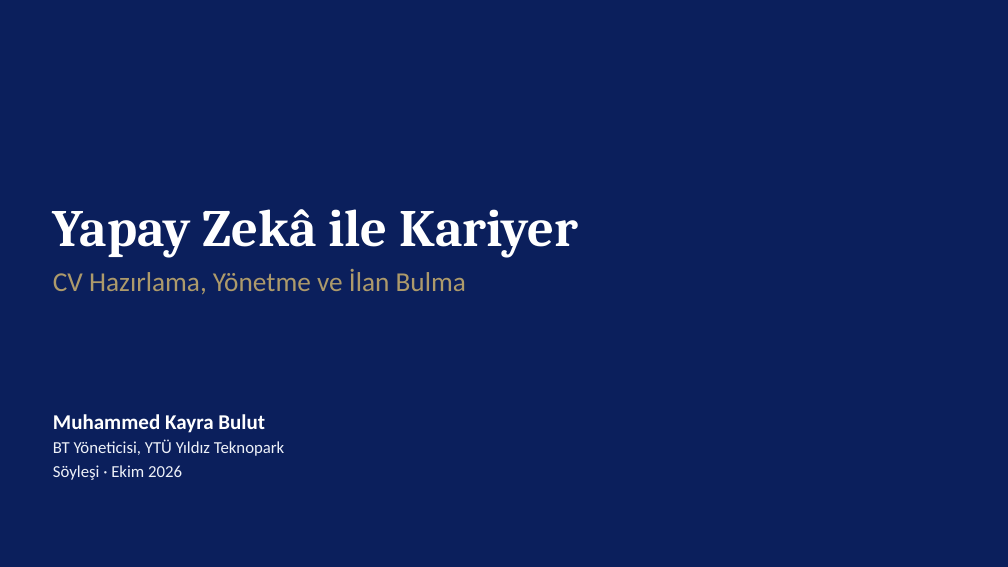
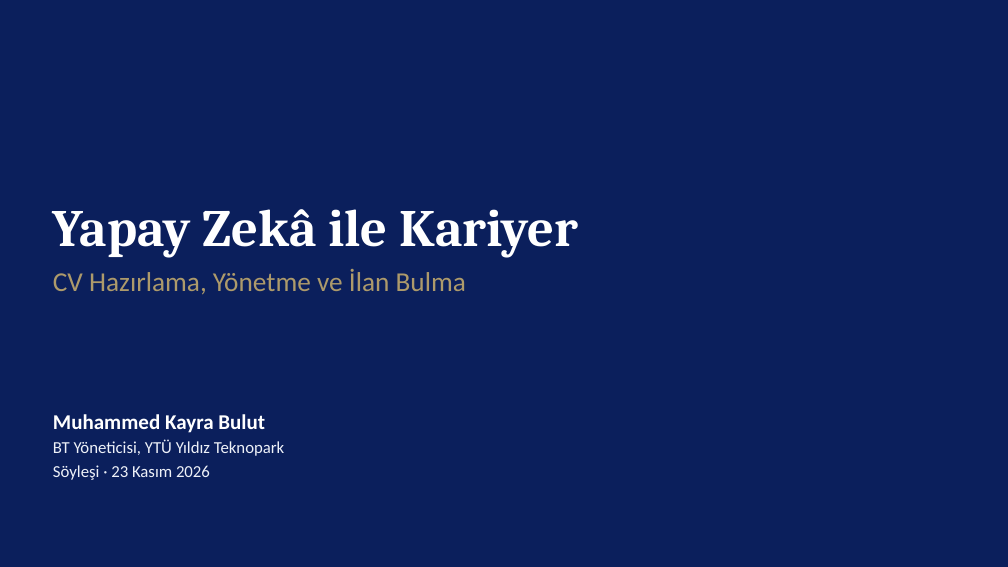
Before and after one commit to kaayra2000/kurslar, a slide deck: slide 1 of sunum/sunum.pptx. Drawn at 1008x567 pixels with LibreOffice and Linux fonts; fonts in the diff are those of the drawing; background and template pictures are left out. Boxes give left, top, right and bottom in pixels: in the first picture for what was removed or moved away, otherwise in the second. Text is boxed around its words. In the diff, an @@ line names an element or a change of style, - is before the commit and + after.

Commit message:
dokümantasyon: söyleşi tarihi 23 Kasım 2026 olarak güncellendi

```diff
--- a/sunum/sunum.pptx
+++ b/sunum/sunum.pptx
@@ text at box(53, 465, 210, 480): text changed @@
-Söyleşi · Ekim 2026
+Söyleşi · 23 Kasım 2026
```
Also in this commit, not shown: 21 other slides changed, 3 other files.
